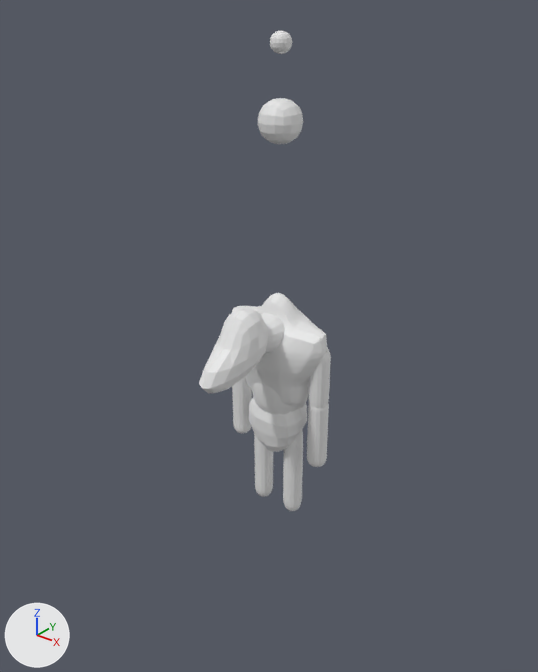
Before and after pictures for a commit that changed the Blender file Toys/10Min_mine/2025_06/BodyRatio_Creature_0620.blend.
Rendered twice from a 50 mm lens placed at (9.33, -12.03, 15.58), pointed at (-0.03, -0.33, 8.32). Lighting does not change. The marker at lower left points along +X, +Y and +Z.

Script lines for the objects in view, before the commit:
```python
me_cube_001 = bpy.data.meshes.new('Cube.001')
me_cube_001.from_pydata(...)  # 1886 vertices, 1884 faces; spans x -1.32..1.32, y -0.63..0.65, z -1.57..1.26
me_cube_008 = bpy.data.meshes.new('Cube.008')
me_cube_008.from_pydata(...)  # 3 vertices, 0 faces, 2 loose edges; spans x -0.14..-0.03, y 0.0, z -2.46..0.21
# before: 0 (-0.03, 0.0, 0.0), 1 (-0.03, 0.0, -2.46), 2 (-0.14, 0.0, 0.21)
me_cube_009 = bpy.data.meshes.new('Cube.009')
me_cube_009.from_pydata([(0.0, 0.0, 0.0), (0.0, 0.0, -1.84), (0.0, 0.0, -0.55), (0.0, 0.0, -1.19)], [(3, 1), (0, 2), (2, 3)], [])
me_cube_010 = bpy.data.meshes.new('Cube.010')
me_cube_010.from_pydata(...)  # 98 vertices, 96 faces; spans x -0.47..0.47, y -1.24..0.64, z -0.86..0.72
me_cube_011 = bpy.data.meshes.new('Cube.011')
me_cube_011.from_pydata(...)  # 98 vertices, 96 faces; spans x -0.465..0.465, y -0.433..0.59, z -0.463..0.351
ob_cube_001 = bpy.data.objects.new('Cube.001', me_cube_001)
ob_cube_001.location = (0.0, 0.0, 7.99)
ob_cube_007 = bpy.data.objects.new('Cube.007', me_cube_008)
ob_cube_007.location = (0.48, 0.0, 5.96)
_m = ob_cube_007.modifiers.new('Skin', 'SKIN')
_m = ob_cube_007.modifiers.new('Subdivision', 'SUBSURF')
_m.levels = 2
_m = ob_cube_007.modifiers.new('Mirror', 'MIRROR')
_m.mirror_object = ob_cube_002
ob_cube_009 = bpy.data.objects.new('Cube.009', me_cube_009)
ob_cube_009.location = (1.14, 0.0, 7.0)
_m = ob_cube_009.modifiers.new('Skin', 'SKIN')
_m = ob_cube_009.modifiers.new('Subdivision', 'SUBSURF')
_m.levels = 2
_m = ob_cube_009.modifiers.new('Mirror', 'MIRROR')
_m.mirror_object = ob_cube_002
ob_cube_010 = bpy.data.objects.new('Cube.010', me_cube_010)
ob_cube_010.location = (0.0, -1.31, 8.57)
ob_cube_011 = bpy.data.objects.new('Cube.011', me_cube_011)
ob_cube_011.location = (0.0, -0.59, 8.5)
# also in view: 'Cube.008' at (0.0, 0.0, 7.67); 'Cube.002' at (0.0, 0.03, 6.02); 'Cube.004' at (0.0, 0.0, 12.95); 'Cube.003' at (0.0, 0.0, 6.95)
```
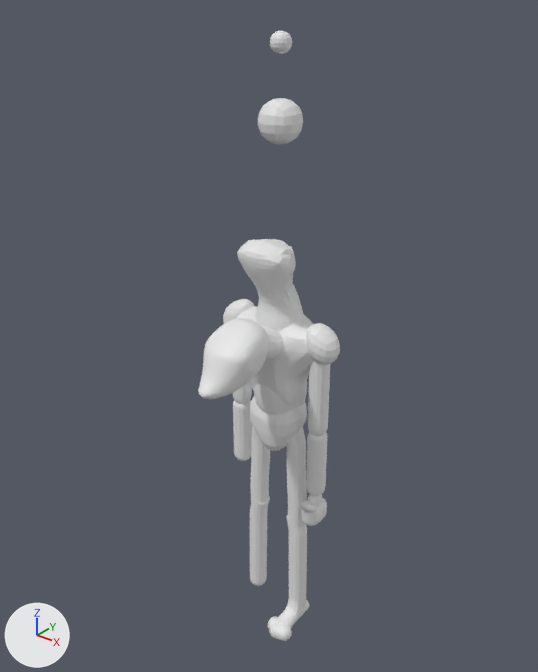
Commit message: adjust parts ratio

Changed parts and their boxes [x1, y1, x2, y2] in the pictures (538 x 672 px):
'Cube.010', reshaped, moved: before [199, 307, 269, 393]; after [198, 318, 268, 399]
'Cube.012', added: after [237, 239, 303, 332]
'Cube.009', moved: before [232, 377, 329, 467]; after [233, 400, 328, 496]
'Cube.007', reshaped: before [254, 431, 303, 511]; after [250, 425, 307, 528]
'Cube.016', added: after [250, 497, 307, 608]
'Cube.013', added: after [223, 299, 340, 365]
'Cube.011', moved: before [261, 313, 285, 354]; after [261, 325, 283, 361]
'Cube.020', added: after [278, 599, 309, 628]
'Cube.015', added: after [301, 506, 320, 526]
'Cube.019', added: after [300, 500, 317, 513]
'Cube.024', added: after [280, 625, 292, 641]
'Cube.014', added: after [307, 494, 322, 507]
'Cube.022', added: after [269, 622, 279, 638]
'Cube.018', added: after [320, 498, 327, 518]
'Cube.023', added: after [276, 623, 282, 640]
'Cube.021', added: after [268, 617, 278, 628]
'Cube.017', added: after [318, 505, 323, 523]

The change, as a list of edits to the scene's bpy script:
```text
Change me_cube_008:
    where me_cube_008.from_pydata(...)  # 3 vertices, 0 faces, 2 loose edges; spans x -0.14..-0.03, y 0.0, z -2.46..0.21
    verts and faces of me_cube_008; kept vertices keep their numbers, new ones are numbered from 3
    me_cube_008 part 1
    add delete_vertices([0, 1, 2])  # with the faces that use them
    add verts[3] = (0.05, 0.0, -0.17)
    add verts[4] = (0.12, 0.0, -2.91)
    add verts[5] = (-0.15, 0.0, 0.21)
    add verts[6] = (0.07, 0.0, -1.34)
    add verts[7] = (0.12, 0.0, -2.11)
    add verts[8] = (0.12, 0.0, -2.6)
    add edges += [(3, 5), (3, 6), (4, 8), (6, 7), (7, 8)]
Change me_cube_010:
    remove me_cube_010.from_pydata(...)  # 98 vertices, 96 faces; spans x -0.47..0.47, y -1.24..0.64, z -0.86..0.72
    add me_cube_010.from_pydata(...)  # 1556 vertices, 1554 faces; spans x -0.6..0.6, y -1.23..0.56, z -0.77..0.64
    me_cube_010 part 2: 98 vertices removed from x -0.47..0.47, y -1.24..0.64, z -0.86..0.72; 1556 vertices added at x -0.6..0.6, y -1.23..0.56, z -0.77..0.64
Add me_cube_024:
    me_cube_024.from_pydata([(0.0, 0.0, 0.0), (0.0, -0.472, -0.052)], [(0, 1)], [])
Add me_cube_021:
    me_cube_021.from_pydata([(0.0, 0.0, 0.021), (0.0, -0.472, -0.03)], [(0, 1)], [])
Add me_cube_019:
    me_cube_019.from_pydata([(0.0, 0.0, 0.0), (0.0, -0.226, -0.218)], [(0, 1)], [])
Add me_cube_018:
    me_cube_018.from_pydata([(0.0, 0.0, 0.0), (0.0, 0.0, -0.622)], [(0, 1)], [])
Add me_cube_016:
    me_cube_016.from_pydata([(0.05, 0.0, -0.08), (0.06, 0.0, -2.88), (-0.09, 0.0, 0.19), (0.03, 0.0, -0.8), (0.05, 0.0, -1.9), (0.06, 0.0, -2.35), (0.04, 0.0, -1.37), (0.06, 0.0, -2.62), (0.03, 0.0, -0.34)], [(7, 1), (2, 0), (8, 3), (6, 4), (4, 5), (3, 6), (5, 7), (0, 8)], [])
Change ob_cube_009:
    ob_cube_009.location: (1.14, 0.0, 7.0) -> (1.14, 0.0, 6.17)
Change ob_cube_010:
    ob_cube_010.location: (0.0, -1.31, 8.57) -> (0.0, -1.34, 8.39)
Change ob_cube_011:
    ob_cube_011.location: (0.0, -0.59, 8.5) -> (0.0, -0.63, 8.39)
Add ob_cube_024:
    ob_cube_024 = bpy.data.objects.new('Cube.024', me_cube_024)  # modifiers SKIN, SUBSURF
    ob_cube_024.location = (0.82, -0.55, 0.24)
Add ob_cube_023:
    ob_cube_023 = bpy.data.objects.new('Cube.023', me_cube_024.copy())  # modifiers SKIN, SUBSURF
    ob_cube_023.location = (0.73, -0.58, 0.24)
Add ob_cube_022:
    ob_cube_022 = bpy.data.objects.new('Cube.022', me_cube_024.copy())  # modifiers SKIN, SUBSURF
    ob_cube_022.location = (0.64, -0.6, 0.24)
Add ob_cube_021:
    ob_cube_021 = bpy.data.objects.new('Cube.021', me_cube_021)  # modifiers SKIN, SUBSURF
    ob_cube_021.location = (0.51, -0.49, 0.22)
Add ob_cube_020:
    ob_cube_020 = bpy.data.objects.new('Cube.020', me_cube_020)  # 354 vertices, 352 faces; spans x -0.231..0.231, y -0.814..0.354, z -0.132..0.748
    ob_cube_020.location = (0.67, 0.0, 0.24)
Add ob_cube_019:
    ob_cube_019 = bpy.data.objects.new('Cube.019', me_cube_019)  # modifiers SKIN, SUBSURF
    ob_cube_019.location = (1.15, -0.18, 4.25)
Add ob_cube_018:
    ob_cube_018 = bpy.data.objects.new('Cube.018', me_cube_018)  # modifiers SKIN, SUBSURF
    ob_cube_018.location = (1.11, 0.14, 4.12)
Add ob_cube_017:
    ob_cube_017 = bpy.data.objects.new('Cube.017', me_cube_018.copy())  # modifiers SKIN, SUBSURF
    ob_cube_017.location = (1.11, 0.01, 4.09)
Add ob_cube_016:
    ob_cube_016 = bpy.data.objects.new('Cube.016', me_cube_016)  # modifiers SKIN, SUBSURF, MIRROR
    ob_cube_016.location = (0.62, 0.0, 3.29)
Add ob_cube_015:
    ob_cube_015 = bpy.data.objects.new('Cube.015', me_cube_018.copy())  # modifiers SKIN, SUBSURF
    ob_cube_015.location = (1.11, -0.13, 4.12)
Add ob_cube_014:
    ob_cube_014 = bpy.data.objects.new('Cube.014', me_cube_014)  # 164 vertices, 162 faces; spans x -0.103..0.132, y -0.308..0.217, z -0.204..0.299
    ob_cube_014.location = (1.13, 0.0, 4.16)
Add ob_cube_013:
    ob_cube_013 = bpy.data.objects.new('Cube.013', me_cube_013)  # 98 vertices, 96 faces; spans x -0.341..0.406, y -0.376..0.376, z -0.503..0.393; modifiers MIRROR
    ob_cube_013.location = (1.17, 0.0, 8.42)
Add ob_cube_012:
    ob_cube_012 = bpy.data.objects.new('Cube.012', me_cube_012)  # 526 vertices, 524 faces; spans x -0.63..0.64, y -0.95..0.69, z -0.86..1.75
    ob_cube_012.location = (0.0, 0.0, 8.87)
```
